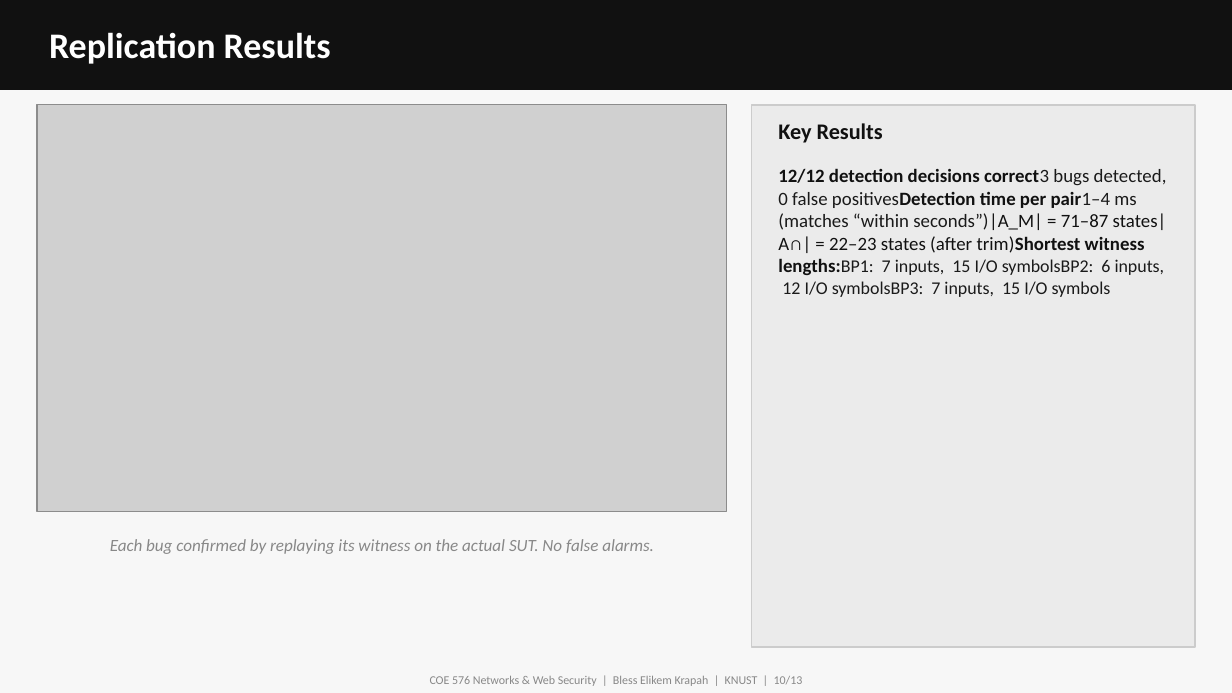
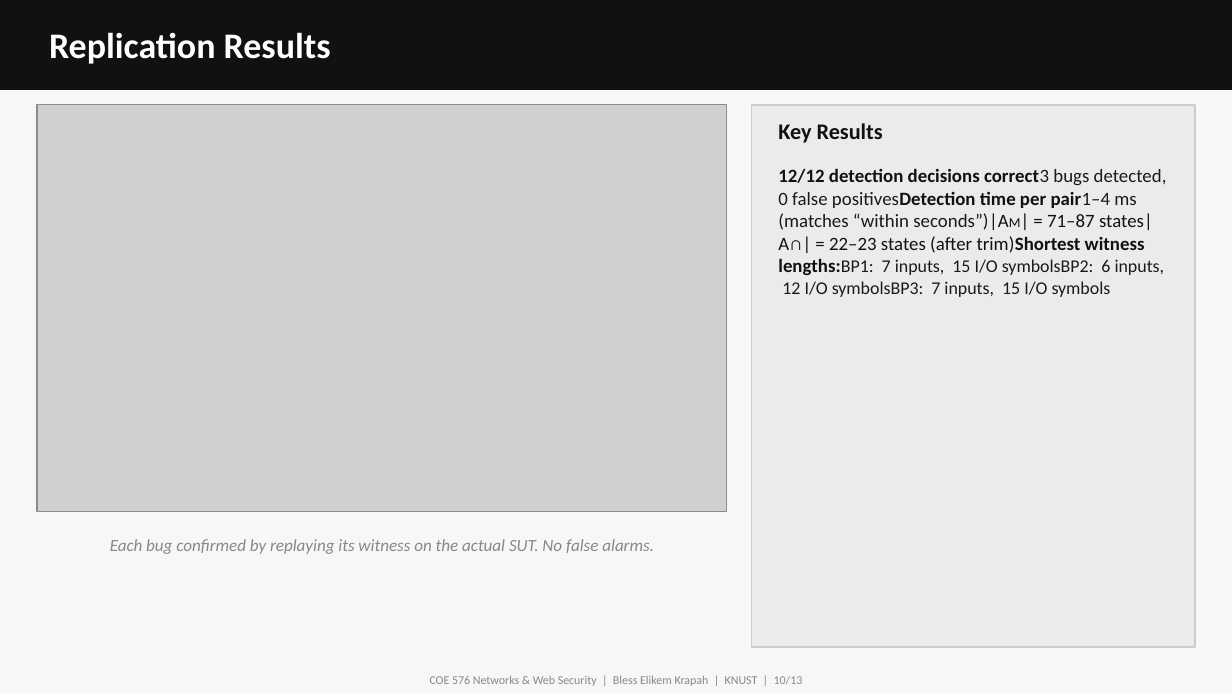
Before and after one commit to TheAce10/automata-bug-detection-fiterau-2023-review, a slide deck: slide 10 of slides/presentation.pptx. Drawn at 1232x693 pixels with LibreOffice and Linux fonts; fonts in the diff are those of the drawing; grey boxes stand for pictures. Boxes give left, top, right and bottom in pixels: in the first picture for what was removed or moved away, otherwise in the second. Text is boxed around its words. In the diff, an @@ line names an element or a change of style, - is before the commit and + after.

```diff
--- a/slides/presentation.pptx
+++ b/slides/presentation.pptx
@@ text at (778,168,1167,297): text changed @@
-12/12 detection decisions correct3 bugs detected, 0 false positivesDetection time per pair1–4 ms (matches “within seconds”)|A_M| = 71–87 states|A∩| = 22–23 states (after trim)Shortest witness lengths:BP1: 7 inputs, 15 I/O symbolsBP2: 6 inputs, 12 I/O symbolsBP3: 7 inputs, 15 I/O symbols
+12/12 detection decisions correct3 bugs detected, 0 false positivesDetection time per pair1–4 ms (matches “within seconds”)|AM| = 71–87 states|A∩| = 22–23 states (after trim)Shortest witness lengths:BP1: 7 inputs, 15 I/O symbolsBP2: 6 inputs, 12 I/O symbolsBP3: 7 inputs, 15 I/O symbols
```
Also in this commit, not shown: 3 other slides changed, 1 other file.
